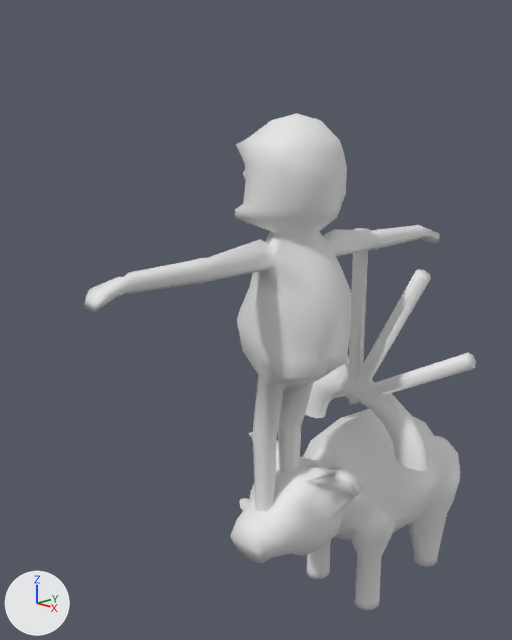
One commit to the Blender file Assets/Models/src/enemy-porki.blend: the scene before it, then after it.
Both versions are drawn from a 50 mm camera at (5.93, -5.45, 7.42) aimed at (-0.43, 0.6, 5.03). Every picture has the same lights, and +X, +Y and +Z are marked at lower left. Materials are left out; every surface is plain grey.

The first picture shows 'enemy-cavernicola', 'enemy-porki', 'enemy-porkiThrone'.
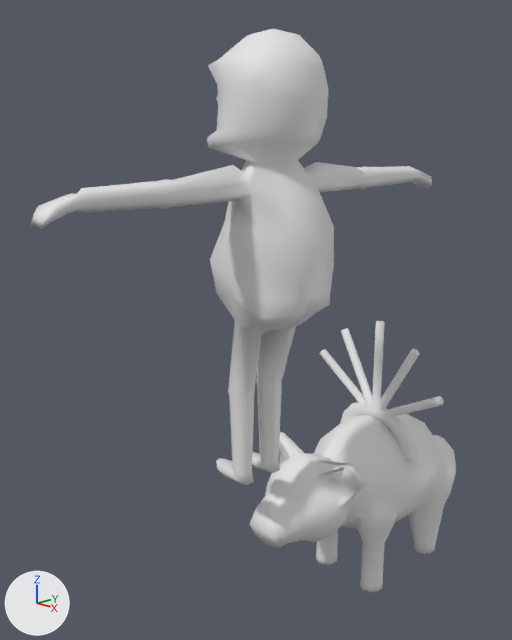
Commit message: Solventando rotacion cavernicola

Where the newer file only moved an object's origin or applied its transform, the numbers keep the older frame.

Location of each change, (x1, y1, x2, y2) in pixels of the pictures (512 x 640 px):
'enemy-cavernicola', mesh moved
    before: (83, 113, 440, 512)
    after: (31, 28, 432, 485)
'enemy-porkiThrone', reshaped, rescaled
    before: (305, 228, 476, 471)
    after: (249, 321, 456, 592)
'enemy-porki', deleted
    before: (230, 409, 461, 610)

Patch to the scene script:
```diff
--- a/Assets/Models/src/enemy-porki.blend.py
+++ b/Assets/Models/src/enemy-porki.blend.py
@@ me_cylinder_007 @@
 # used by ob_enemy_porkithrone; location = (0.0, 0.0, 0.0); scale = (0.912, 0.912, 0.912)
-me_cylinder_007.from_pydata(...)  # 278 vertices, 176 faces; spans x -2.47..2.22, y 1.8..3.06, z 3.36..6.67
+me_cylinder_007.from_pydata(...)  # 761 vertices, 629 faces; spans x -1.38..1.25, y 0.3..4.06, z 0.83..4.69
+# me_cylinder_007 part 1: 278 vertices removed from x -2.47..2.22, y 1.8..3.06, z 3.36..6.67; 761 vertices added at x -1.38..1.25, y 0.3..4.06, z 0.83..4.69
@@ me_sphere @@
 me_sphere.from_pydata(...)  # 485 vertices, 495 faces; spans x -0.99..1.27, y -3.24..5.41, z 3.58..11.37
 # used by ob_enemy_cavernicola; location = (0.0, 0.0, 0.0); scale = (0.665, 0.665, 0.665)
+# me_sphere part 2: the whole mesh is moved by (0.24, -0.81, 1.26)
@@ ob_enemy_porki @@
-ob_enemy_porki = bpy.data.objects.new('enemy-porki', me_sphere_000)
-ob_enemy_porki.location = (0.0, 0.0, 0.0)
-ob_enemy_porki.scale = (0.665, 0.665, 0.665)
@@ ob_enemy_porkithrone @@
 ob_enemy_porkithrone.location = (0.0, 0.0, 0.0)
-ob_enemy_porkithrone.scale = (0.912, 0.912, 0.912)
```
